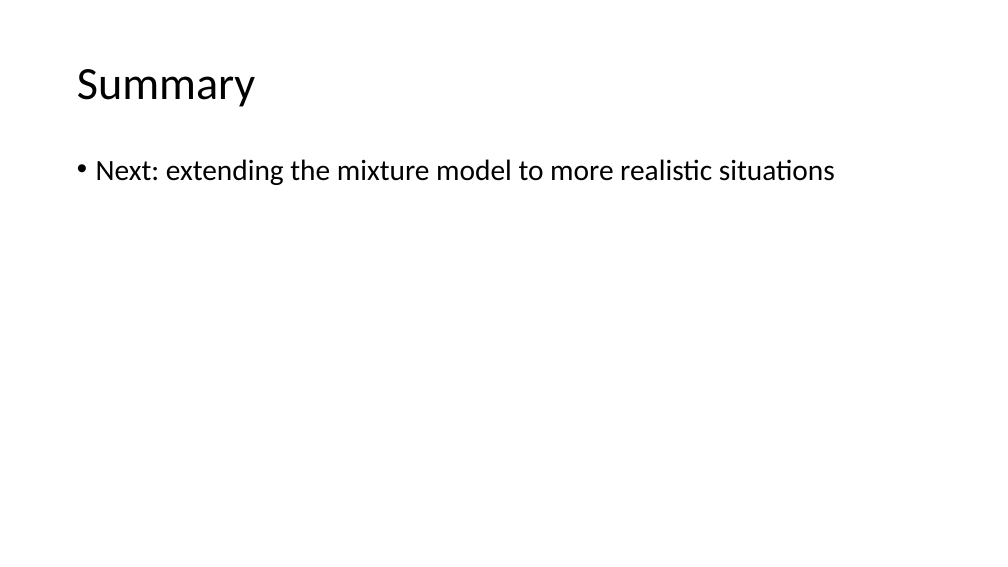
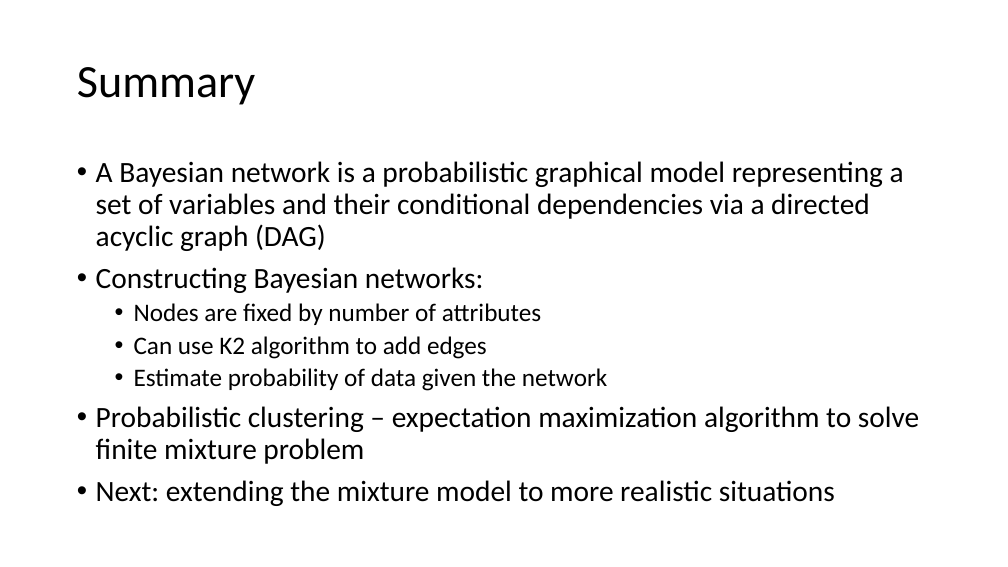
Before and after one commit to russellu/cs405, a slide deck: slide 18 of Lecture_28.pptx (slide 19 before the commit). Drawn at 1008x567 pixels with LibreOffice and Linux fonts; fonts in the diff are those of the drawing. Boxes give left, top, right and bottom in pixels: in the first picture for what was removed or moved away, otherwise in the second. Text is boxed around its words. In the diff, an @@ line names an element or a change of style, - is before the commit and + after.

```diff
--- a/Lecture_28.pptx
+++ b/Lecture_28.pptx
@@ text at (96,161,919,464): paragraphs added @@
+• A Bayesian network is a probabilistic graphical model representing a set of variables and their conditional dependencies via a directed acyclic graph (DAG)
+• Constructing Bayesian networks:
+  • Nodes are fixed by number of attributes
+  • Can use K2 algorithm to add edges
+  • Estimate probability of data given the network
+• Probabilistic clustering – expectation maximization algorithm to solve finite mixture problem
```
Also in this commit, not shown: 6 other slides changed, 1 slide removed, 1 other file.
